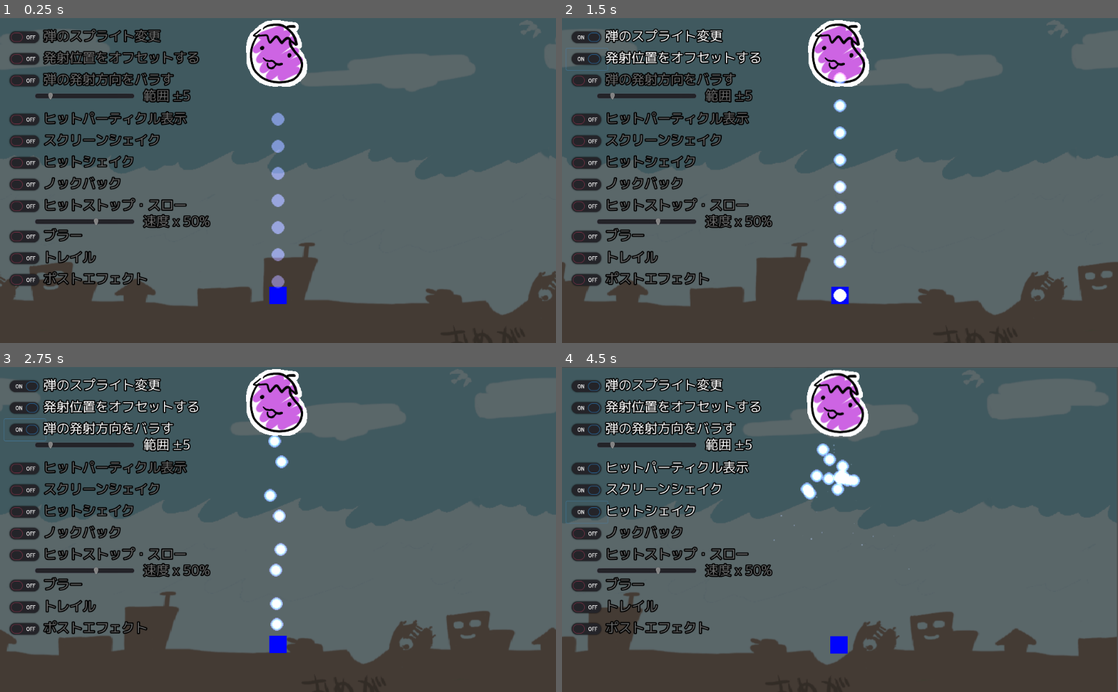
Above: before the commit, frames 1-4 (two rows, left to right).
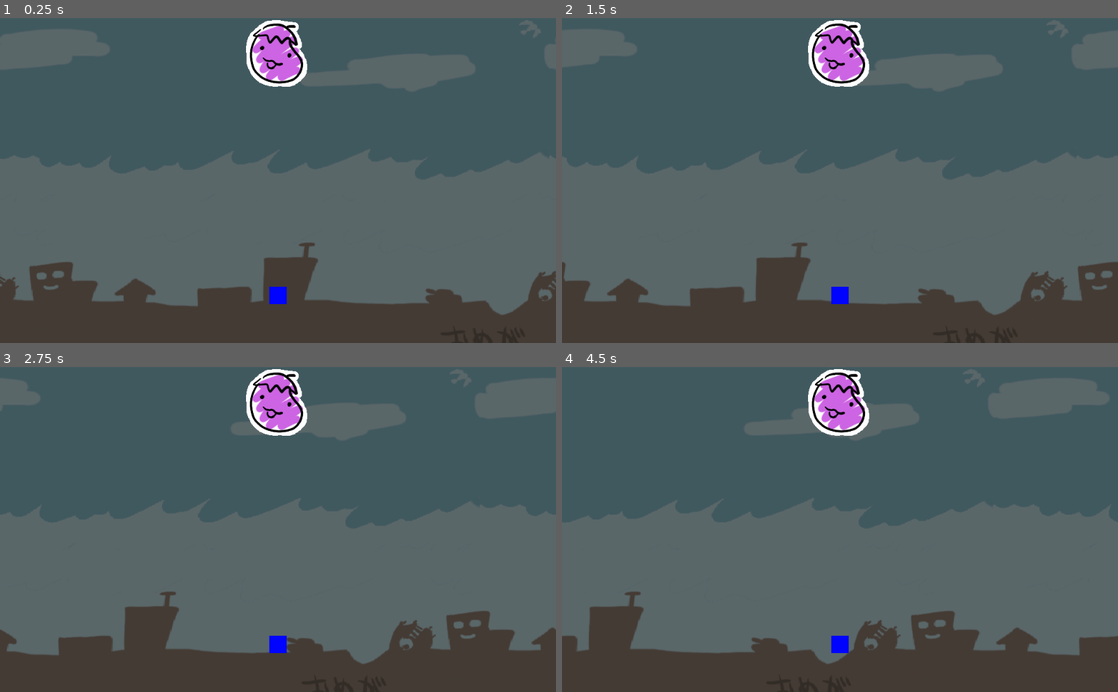
Above: after the commit, the same moments.

Repository: syun77/gd_bullettest2
Game: Godot game, scene res://Main.tscn
Same seed, same stepped clock (60 frames per second), same inputs: the game is played once before the commit and once after it.
Inputs (mouse positions are in pixels of both pictures, inside the frame that each line leads up to):
- Up to frame 1 (0.25 s): no input
- Up to frame 2 (1.5 s): click (584, 37) at 0.5 s, where only the run before the commit has a clickable "弾のスプライト変更"; click (584, 60) at 1.25 s, where only the run before the commit has a clickable "発射位置をオフセットする"
- Up to frame 3 (2.75 s): click (22, 428) at 2 s, where only the run before the commit has a clickable "弾の発射方向をバラす"
- Up to frame 4 (4.5 s): click (584, 467) at 2.75 s, where only the run before the commit has a clickable "ヒットパーティクル表示"; click (584, 490) at 3.5 s, where only the run before the commit has a clickable "スクリーンシェイク"; click (584, 513) at 4.25 s, where only the run before the commit has a clickable "ヒットシェイク"

The runs differ from the first frame. In frame 1, 8.1% of the frame differs, in the area x 1-52%, y 3-84%; in frame 2, 8.4%; in frame 3, 8.4%; in frame 4, 9.8%, in the area x 0-100%, y 0-92%.

Commit message:
不要なコードを削除

Diff:
--- a/BulletTest/Enemy.gd
+++ b/BulletTest/Enemy.gd
@@ -2,52 +2,11 @@
 
 class_name Enemy
 
-const TIMER_SHAKE = 1.0
-
 onready var _spr = $Enemy
 
-var _start_pos = Vector2.ZERO
-var _shake_timer = 0.0
-var _knockback_velocity = Vector2()
 var _cnt = 0
 
-# ノイズテクスチャ
-var _noise := OpenSimplexNoise.new()
-var _noise_y := 0
-
-func hit(vel:Vector2) -> void:
-	if Common.is_knock_back():
-		# ノックバックの力発生.
-		_knockback_velocity = vel * 0.1
-	elif Common.is_enemy_shake():
-		_shake_timer = 1.0
-
-	if Common.is_hitslow():
-		Common.start_hitslow()
-
-
-func _process(delta: float) -> void:
+func _physics_process(delta: float) -> void:
 	delta *= Common.get_hitslow_rate()
 
 	_cnt += 1
-	_spr.modulate = Color.white
-	if _knockback_velocity.length() > 0.1:
-		position += _knockback_velocity * delta
-		_knockback_velocity *= 0.9
-		if _knockback_velocity.length() > 10:
-			_spr.modulate = Color.red # ノックバック中は赤色.
-	else:
-		# 元の位置に戻る.
-		position += (_start_pos - position) * 0.1
-
-	_spr.position = Vector2.ZERO
-	if _shake_timer > 0:
-		_shake_timer -= delta
-		var t = _shake_timer
-		# 残り時間の幅でノイズテクスチャを使って揺らす
-		_noise_y += 1000 * delta # 動かす
-		_spr.position.x = t * (16 * _noise.get_noise_2d(_noise.seed * 2, _noise_y))
-		_spr.position.y = t * (16 * _noise.get_noise_2d(_noise.seed * 3, _noise_y))
-
-func _ready() -> void:
-	_start_pos = position
--- a/BulletTest/Main.gd
+++ b/BulletTest/Main.gd
@@ -11,33 +11,6 @@
 onready var _particle_layer = $ParticleLayer
 onready var _hdr = $WorldEnvironment
 
-onready var _change_spr = $UILayer/ChangeSprButton
-onready var _change_spr_txt = $UILayer/ChangeSprButton/Label
-onready var _scatter_btn = $UILayer/ScatterButton
-onready var _scatter_txt = $UILayer/ScatterButton/Label
-onready var _scatter_range = $UILayer/ScatterRange
-onready var _scatter_range_txt = $UILayer/ScatterRange/Label
-onready var _offset_btn = $UILayer/OffsetButton
-onready var _offset_txt = $UILayer/OffsetButton/Label
-onready var _particle_btn = $UILayer/ParticleButton
-onready var _particle_txt = $UILayer/ParticleButton/Label
-onready var _camshake_btn = $UILayer/CameraShakeButton
-onready var _camshake_txt = $UILayer/CameraShakeButton/Label
-onready var _hitshake_btn = $UILayer/HitShakeButton
-onready var _hitshake_txt = $UILayer/HitShakeButton/Label
-onready var _knockback_btn = $UILayer/KnockBackButton
-onready var _knockback_txt = $UILayer/KnockBackButton/Label
-onready var _hitslow_btn = $UILayer/HitSlowButton
-onready var _hitslow_txt = $UILayer/HitSlowButton/Label
-onready var _hitslowspeed_rate = $UILayer/HitSlowRate
-onready var _hitslowspeed_rate_txt = $UILayer/HitSlowRate/Label
-onready var _blur_btn = $UILayer/BlurButton
-onready var _blur_txt = $UILayer/BlurButton/Label
-onready var _trail_btn = $UILayer/TrailButton
-onready var _trail_txt = $UILayer/TrailButton/Label
-onready var _hdr_btn = $UILayer/HDRButton
-onready var _hdr_txt = $UILayer/HDRButton/Label
-
 func _ready() -> void:
 	var layers = {
 		"main": _main_layer,
@@ -47,96 +20,6 @@
 	Common.setup(layers)
 
 func _process(delta: float) -> void:
-
-	if _change_spr.pressed:
-		Common.set_change_spr(true)
-		_change_spr_txt.modulate = Color.white
-	else:
-		Common.set_change_spr(false)
-		_change_spr_txt.modulate = Color.dimgray
-
-	if _scatter_btn.pressed:
-		Common.set_scatter(true)
-		_scatter_txt.modulate = Color.white
-		_scatter_range_txt.modulate = Color.white
-	else:
-		Common.set_scatter(false)
-		_scatter_txt.modulate = Color.dimgray
-		_scatter_range_txt.modulate = Color.dimgray
-
-	var rng = _scatter_range.value
-	Common.set_scatter_range(rng)
-	_scatter_range_txt.text = "範囲 ±%d"%rng
-
-	if _offset_btn.pressed:
-		Common.set_offset(true)
-		_offset_txt.modulate = Color.white
-	else:
-		Common.set_offset(false)
-		_offset_txt.modulate = Color.dimgray
-
-	if _particle_btn.pressed:
-		Common.set_particle(true)
-		_particle_txt.modulate = Color.white
-	else:
-		Common.set_particle(false)
-		_particle_txt.modulate = Color.dimgray
-
-	if _camshake_btn.pressed:
-		Common.set_screen_shake(true)
-		_camshake_txt.modulate = Color.white
-	else:
-		Common.set_screen_shake(false)
-		_camshake_txt.modulate = Color.dimgray
-
-	if _hitshake_btn.pressed:
-		Common.set_enemy_shake(true)
-		_hitshake_txt.modulate = Color.white
-	else:
-		Common.set_enemy_shake(false)
-		_hitshake_txt.modulate = Color.dimgray
-
-	if _knockback_btn.pressed:
-		Common.set_knock_back(true)
-		_knockback_txt.modulate = Color.white
-	else:
-		Common.set_knock_back(false)
-		_knockback_txt.modulate = Color.dimgray
-
-	if _hitslow_btn.pressed:
-		Common.set_hitslow(true)
-		_hitslow_txt.modulate = Color.white
-		_hitslowspeed_rate_txt.modulate = Color.white
-	else:
-		Common.set_hitslow(false)
-		_hitslow_txt.modulate = Color.dimgray
-		_hitslowspeed_rate_txt.modulate = Color.dimgray
-
-	var speed_rate = _hitslowspeed_rate.value
-	Common.set_hitslow_rate(speed_rate)
-	_hitslowspeed_rate_txt.text = "速度 x %d%%"%speed_rate
-
-	if _blur_btn.pressed:
-		Common.set_blur(true)
-		_blur_txt.modulate = Color.white
-	else:
-		Common.set_blur(false)
-		_blur_txt.modulate = Color.dimgray
-
-	if _trail_btn.pressed:
-		Common.set_trail(true)
-		_trail_txt.modulate = Color.white
-	else:
-		Common.set_trail(false)
-		_trail_txt.modulate = Color.dimgray
-
-	if _hdr_btn.pressed:
-		_hdr.environment.glow_enabled = true
-		_hdr_txt.modulate = Color.white
-	else:
-		_hdr.environment.glow_enabled = false
-		_hdr_txt.modulate = Color.dimgray
-
 	_update_screen_shake(delta)
 	Common.update_hitslow(delta)
 
--- a/BulletTest/Main.tscn
+++ b/BulletTest/Main.tscn
@@ -1,8 +1,7 @@
-[gd_scene load_steps=12 format=2]
+[gd_scene load_steps=11 format=2]
 
 [ext_resource path="res://Main.gd" type="Script" id=1]
 [ext_resource path="res://Player.tscn" type="PackedScene" id=2]
-[ext_resource path="res://fonts/new_theme.tres" type="Theme" id=3]
 [ext_resource path="res://Enemy.tscn" type="PackedScene" id=4]
 [ext_resource path="res://bg_back.png" type="Texture" id=5]
 [ext_resource path="res://bg_sky.png" type="Texture" id=6]
@@ -98,182 +97,6 @@
 [node name="UILayer" type="CanvasLayer" parent="."]
 layer = 10
 
-[node name="ChangeSprButton" type="CheckButton" parent="UILayer"]
-margin_left = 8.0
-margin_top = 16.0
-margin_right = 84.0
-margin_bottom = 56.0
-
-[node name="Label" type="Label" parent="UILayer/ChangeSprButton"]
-margin_left = 72.0
-margin_right = 296.0
-margin_bottom = 40.0
-theme = ExtResource( 3 )
-text = "弾のスプライト変更"
-
-[node name="OffsetButton" type="CheckButton" parent="UILayer"]
-margin_left = 8.0
-margin_top = 56.0
-margin_right = 84.0
-margin_bottom = 96.0
-
-[node name="Label" type="Label" parent="UILayer/OffsetButton"]
-margin_left = 72.0
-margin_right = 296.0
-margin_bottom = 40.0
-theme = ExtResource( 3 )
-text = "発射位置をオフセットする"
-
-[node name="ScatterButton" type="CheckButton" parent="UILayer"]
-margin_left = 8.0
-margin_top = 96.0
-margin_right = 84.0
-margin_bottom = 136.0
-
-[node name="Label" type="Label" parent="UILayer/ScatterButton"]
-margin_left = 72.0
-margin_right = 296.0
-margin_bottom = 40.0
-theme = ExtResource( 3 )
-text = "弾の発射方向をバラす"
-
-[node name="ScatterRange" type="HSlider" parent="UILayer"]
-margin_left = 64.0
-margin_top = 136.0
-margin_right = 248.0
-margin_bottom = 152.0
-min_value = 1.0
-max_value = 32.0
-value = 5.0
-
-[node name="Label" type="Label" parent="UILayer/ScatterRange"]
-margin_left = 200.0
-margin_top = -10.0
-margin_right = 264.0
-margin_bottom = 30.0
-theme = ExtResource( 3 )
-text = "範囲"
-
-[node name="ParticleButton" type="CheckButton" parent="UILayer"]
-margin_left = 8.0
-margin_top = 168.0
-margin_right = 84.0
-margin_bottom = 208.0
-
-[node name="Label" type="Label" parent="UILayer/ParticleButton"]
-margin_left = 72.0
-margin_right = 296.0
-margin_bottom = 40.0
-theme = ExtResource( 3 )
-text = "ヒットパーティクル表示"
-
-[node name="CameraShakeButton" type="CheckButton" parent="UILayer"]
-margin_left = 8.0
-margin_top = 208.0
-margin_right = 84.0
-margin_bottom = 248.0
-
-[node name="Label" type="Label" parent="UILayer/CameraShakeButton"]
-margin_left = 72.0
-margin_right = 296.0
-margin_bottom = 40.0
-theme = ExtResource( 3 )
-text = "スクリーンシェイク"
-
-[node name="HitShakeButton" type="CheckButton" parent="UILayer"]
-margin_left = 8.0
-margin_top = 248.0
-margin_right = 84.0
-margin_bottom = 288.0
-
-[node name="Label" type="Label" parent="UILayer/HitShakeButton"]
-margin_left = 72.0
-margin_right = 296.0
-margin_bottom = 40.0
-theme = ExtResource( 3 )
-text = "ヒットシェイク"
-
-[node name="KnockBackButton" type="CheckButton" parent="UILayer"]
-margin_left = 8.0
-margin_top = 288.0
-margin_right = 84.0
-margin_bottom = 328.0
-
-[node name="Label" type="Label" parent="UILayer/KnockBackButton"]
-margin_left = 72.0
-margin_right = 296.0
-margin_bottom = 40.0
-theme = ExtResource( 3 )
-text = "ノックバック"
-
-[node name="HitSlowButton" type="CheckButton" parent="UILayer"]
-margin_left = 8.0
-margin_top = 328.0
-margin_right = 84.0
-margin_bottom = 368.0
-
-[node name="Label" type="Label" parent="UILayer/HitSlowButton"]
-margin_left = 72.0
-margin_right = 296.0
-margin_bottom = 40.0
-theme = ExtResource( 3 )
-text = "ヒットストップ・スロー"
-
-[node name="HitSlowRate" type="HSlider" parent="UILayer"]
-margin_left = 64.0
-margin_top = 368.0
-margin_right = 248.0
-margin_bottom = 384.0
-max_value = 80.0
-value = 50.0
-
-[node name="Label" type="Label" parent="UILayer/HitSlowRate"]
-margin_left = 200.0
-margin_top = -10.0
-margin_right = 264.0
-margin_bottom = 30.0
-theme = ExtResource( 3 )
-text = "速度"
-
-[node name="BlurButton" type="CheckButton" parent="UILayer"]
-margin_left = 8.0
-margin_top = 384.0
-margin_right = 84.0
-margin_bottom = 424.0
-
-[node name="Label" type="Label" parent="UILayer/BlurButton"]
-margin_left = 72.0
-margin_right = 296.0
-margin_bottom = 40.0
-theme = ExtResource( 3 )
-text = "ブラー"
-
-[node name="TrailButton" type="CheckButton" parent="UILayer"]
-margin_left = 8.0
-margin_top = 424.0
-margin_right = 84.0
-margin_bottom = 464.0
-
-[node name="Label" type="Label" parent="UILayer/TrailButton"]
-margin_left = 72.0
-margin_right = 296.0
-margin_bottom = 40.0
-theme = ExtResource( 3 )
-text = "トレイル"
-
-[node name="HDRButton" type="CheckButton" parent="UILayer"]
-margin_left = 8.0
-margin_top = 464.0
-margin_right = 84.0
-margin_bottom = 504.0
-
-[node name="Label" type="Label" parent="UILayer/HDRButton"]
-margin_left = 72.0
-margin_right = 296.0
-margin_bottom = 40.0
-theme = ExtResource( 3 )
-text = "ポストエフェクト"
-
 [node name="MainCamera" type="Camera2D" parent="."]
 position = Vector2( 512, 300 )
 current = true
--- a/BulletTest/Player.gd
+++ b/BulletTest/Player.gd
@@ -26,7 +26,8 @@
 	_shot_cnt += 1
 	var shot_rate = _get_shot_rate()
 	if _shot_cnt % shot_rate == 0:
-		_shot()
+		#_shot()
+		pass
 
 func _shot() -> void:
 	var deg = 90
--- a/BulletTest/project.godot
+++ b/BulletTest/project.godot
@@ -26,7 +26,7 @@
 
 [application]
 
-config/name="BulletTest"
+config/name="gd_bullettest2"
 run/main_scene="res://Main.tscn"
 config/icon="res://icon.png"
 
